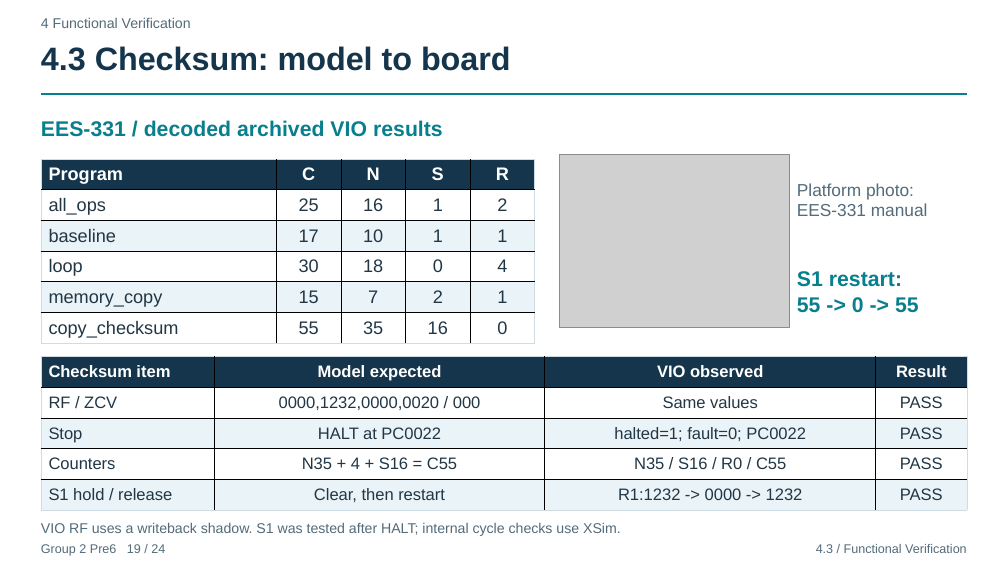
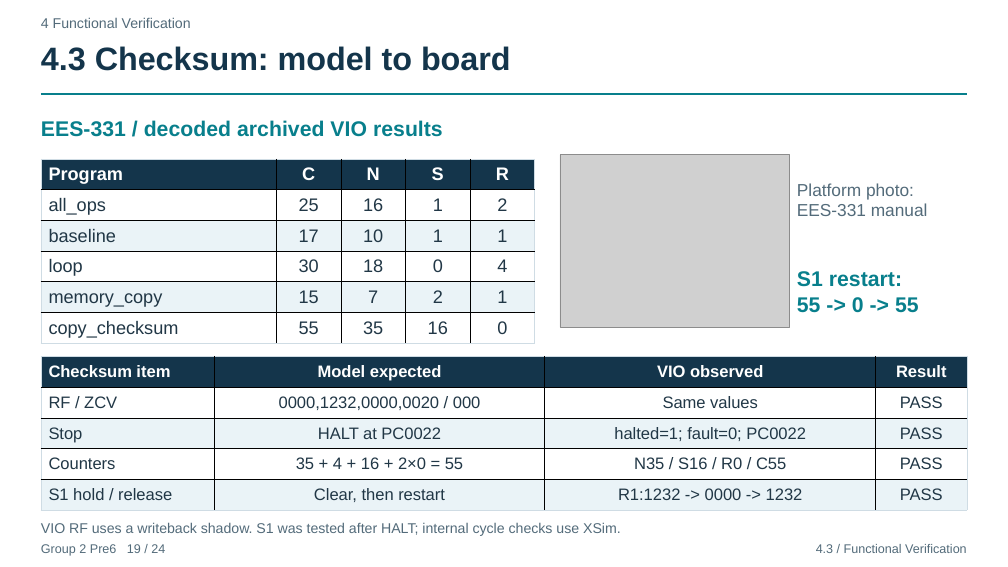
Before and after one commit to DonsonHH/Digital-Electronics-s-16bit-CPU, a slide deck: slide 19 of Pre6_CPU集成与验证/Pre6_Group2_CPU_Integration_EN.pptx. Drawn at 1008x567 pixels with LibreOffice and Linux fonts; fonts in the diff are those of the drawing; grey boxes stand for pictures. Boxes give left, top, right and bottom in pixels: in the first picture for what was removed or moved away, otherwise in the second. Text is boxed around its words. In the diff, an @@ line names an element or a change of style, - is before the commit and + after.

```diff
--- a/Pre6_CPU集成与验证/Pre6_Group2_CPU_Integration_EN.pptx
+++ b/Pre6_CPU集成与验证/Pre6_Group2_CPU_Integration_EN.pptx
@@ table at <box>41,357,968,510</box> @@
-row 4, column 2: N35 + 4 + S16 = C55
+row 4, column 2: 35 + 4 + 16 + 2×0 = 55
```
Also in this commit, not shown: 1 other slide changed, 14 other files.
